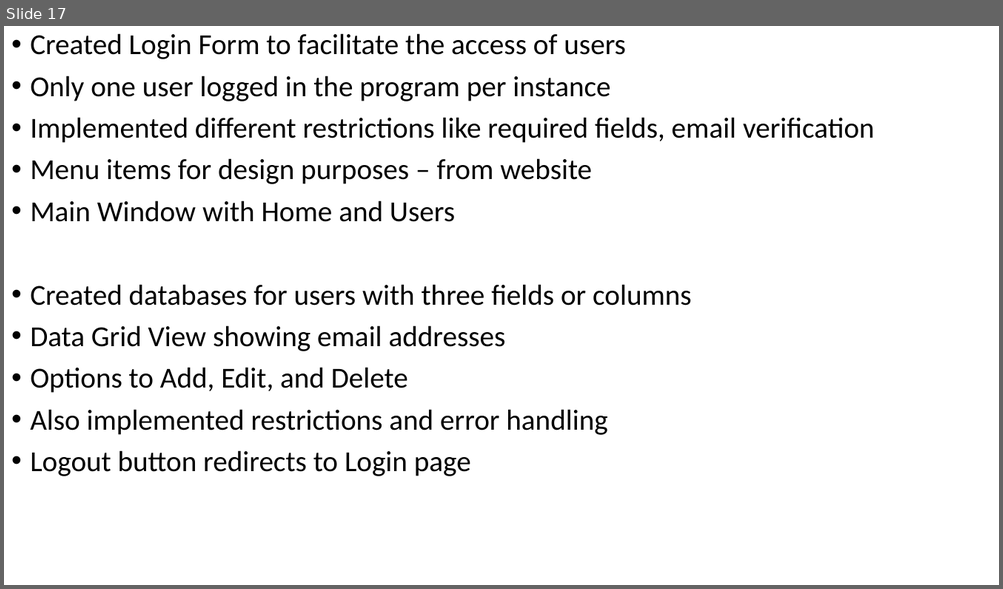
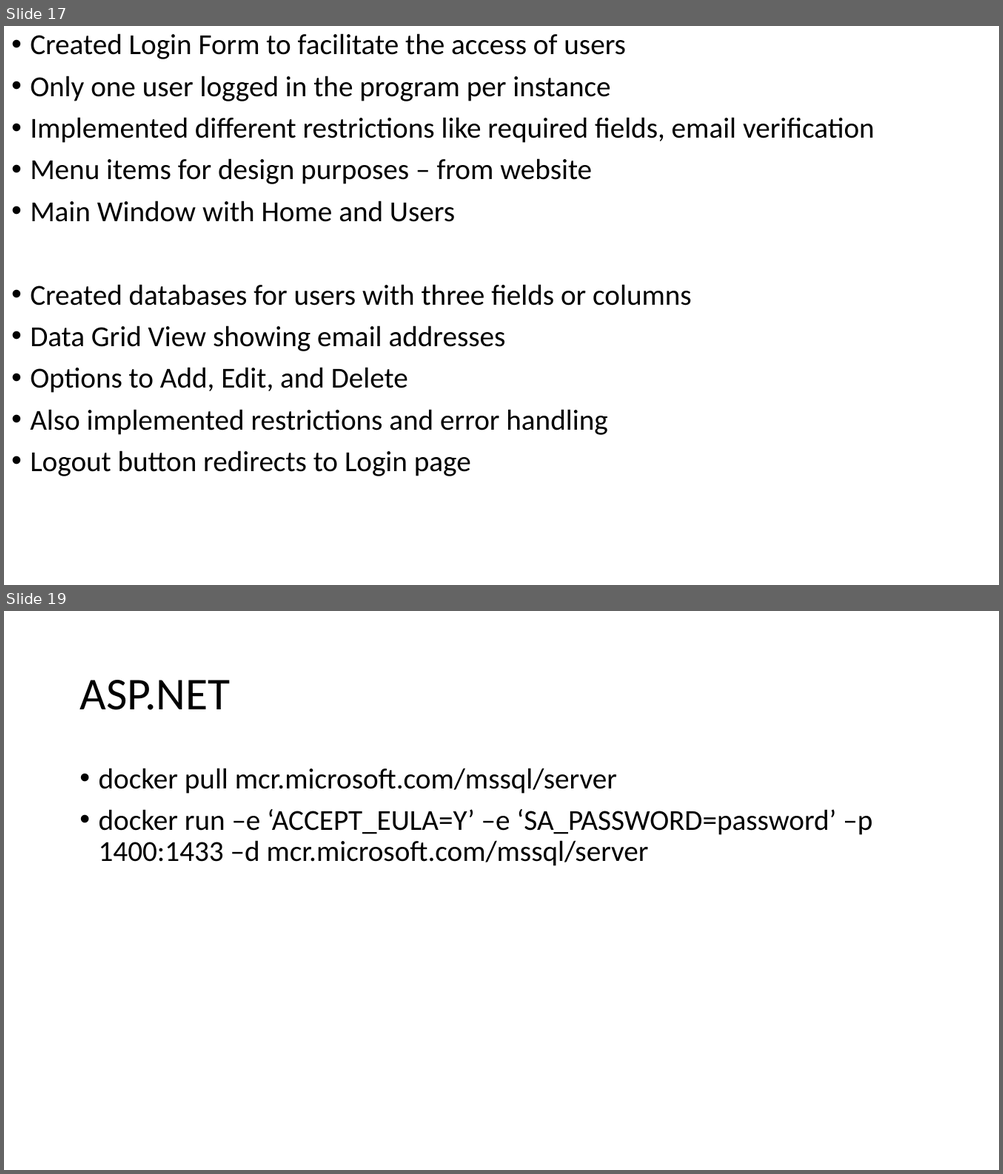
Before and after one commit to benicastro/internship-software-engineer, a slide deck: Serving Intel.pptx. Shown one above the other, each under a label of ours: slide 17 before the commit, slides 17 and 19 after it; the slides between them are not shown. The pictures are 1003x589 and 1003x1174 pixels, drawn with LibreOffice and Linux fonts; fonts in the diff are those of the drawing. Boxes give left, top, right and bottom in pixels: in the first picture for what was removed or moved away, otherwise in the second. Text is boxed around its words. In the diff, an @@ line names an element or a change of style, - is before the commit and + after.

```diff
--- a/Serving Intel.pptx
+++ b/Serving Intel.pptx
@@ slide 19 added at bbox=[4, 611, 999, 1170], background #FFFFFF @@
@@ title added at bbox=[79, 680, 230, 710], 44 pt, text #000000 @@
+ASP.NET
@@ text added at bbox=[99, 768, 872, 866], 28 pt, text #000000 @@
+• docker pull mcr.microsoft.com/mssql/server
+• docker run –e ‘ACCEPT_EULA=Y’ –e ‘SA_PASSWORD=password’ –p 1400:1433 –d mcr.microsoft.com/mssql/server
```
Also in this commit, not shown: 1 slide removed.
